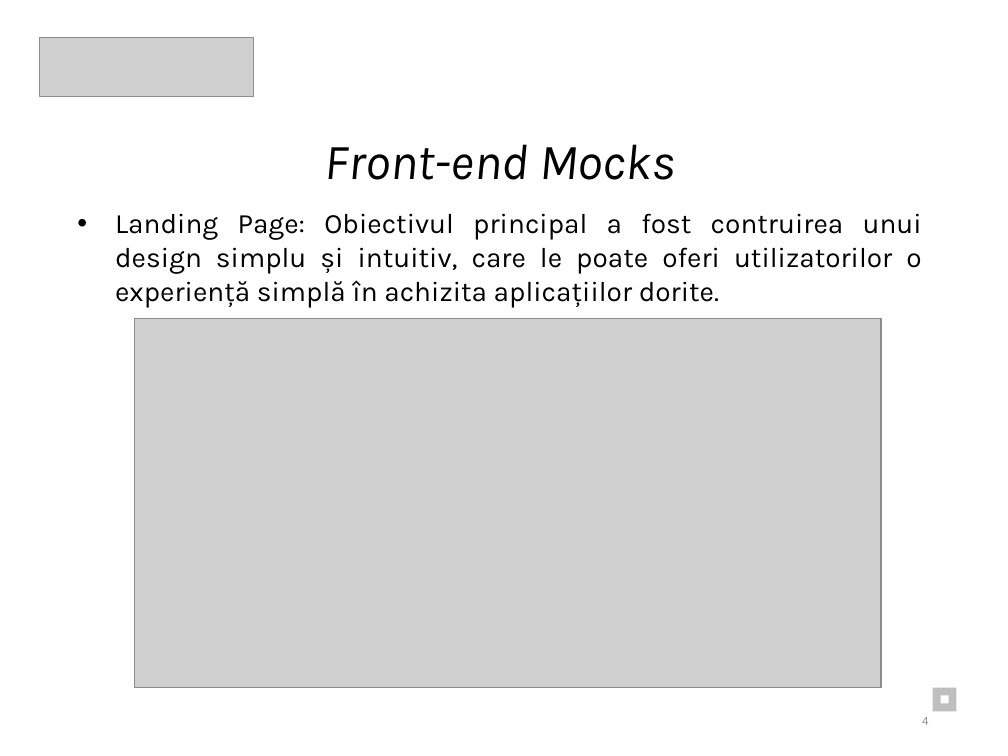
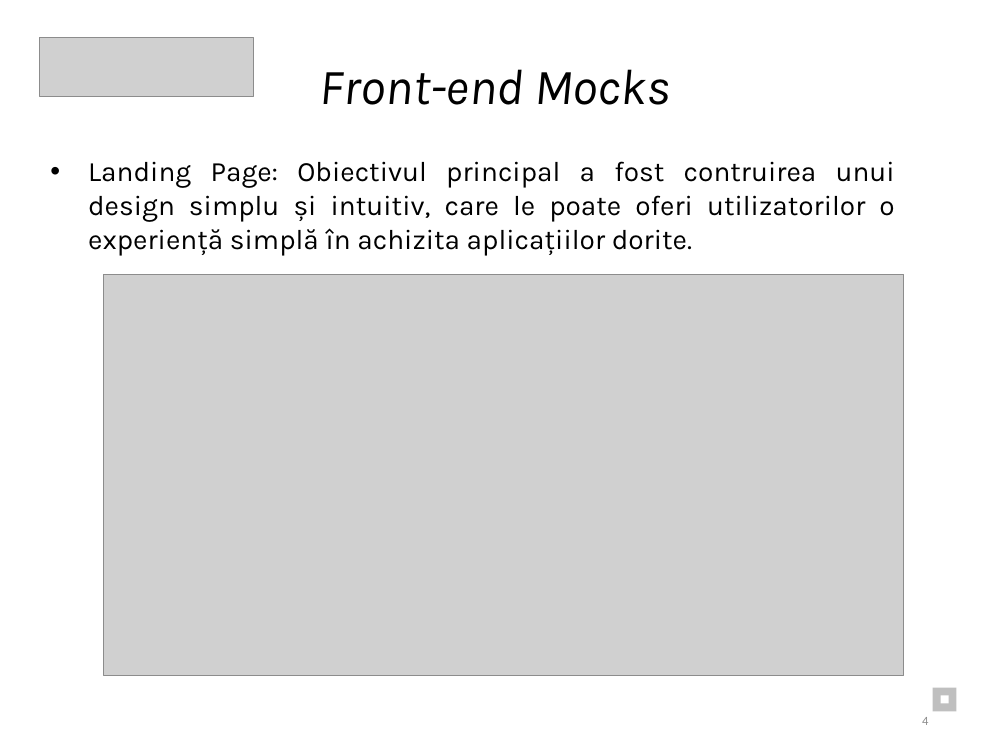
Before and after one commit to Eduard2609/TeaPython_ISW, a slide deck: slide 4 of Documentatie/Documentație_ PPT.pptx. Drawn at 1008x756 pixels with LibreOffice and Linux fonts; fonts in the diff are those of the drawing; grey boxes stand for pictures. Boxes give left, top, right and bottom in pixels: in the first picture for what was removed or moved away, otherwise in the second. Text is boxed around its words. In the diff, an @@ line names an element or a change of style, - is before the commit and + after.

```diff
--- a/Documentatie/Documentație_ PPT.pptx
+++ b/Documentatie/Documentație_ PPT.pptx
@@ text "Front-end Mocks": place and size @@
-text "Front-end Mocks" at (325, 144, 675, 180)
+text "Front-end Mocks" at (320, 69, 670, 105)
@@ text "Landing Page: Obiectivul principal a ...": place and size @@
-text "Landing Page: Obiectivul principal a ..." at (115, 213, 922, 308)
+text "Landing Page: Obiectivul principal a ..." at (88, 161, 895, 256)
@@ picture: place and size @@
-picture at (134, 319, 881, 687)
+picture at (104, 274, 904, 675)
```
Also in this commit, not shown: 3 other slides changed, 1 other file.
